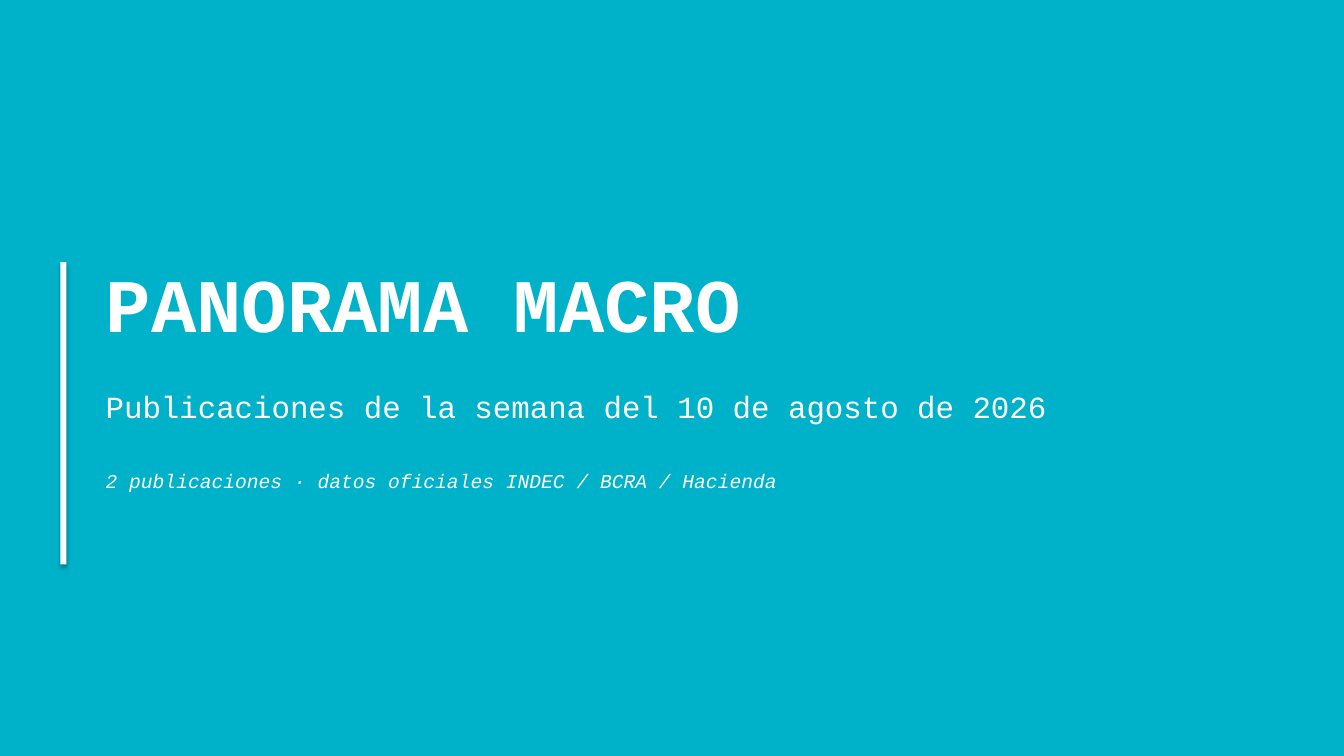
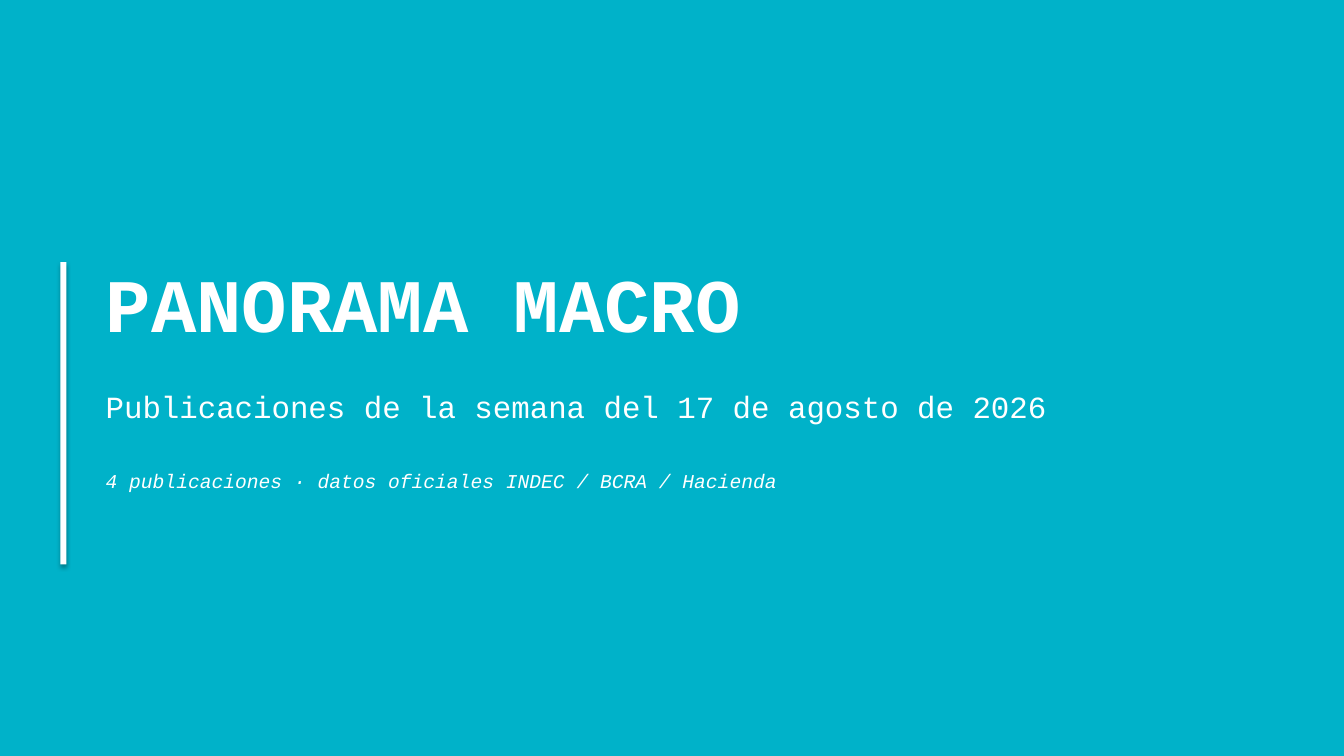
Before and after one commit to nwalovnik/boludos-ppt, a slide deck: slide 1 of publicaciones_semana.pptx. Drawn at 1344x756 pixels with LibreOffice and Linux fonts; fonts in the diff are those of the drawing. Boxes give left, top, right and bottom in pixels: in the first picture for what was removed or moved away, otherwise in the second. Text is boxed around its words. In the diff, an @@ line names an element or a change of style, - is before the commit and + after.

Commit message:
data: update 2026-08-18 ( data.json despidos.json scraper/historical_despidos.json publicaciones_semana.pptx rrii_brutas.xlsx)

```diff
--- a/publicaciones_semana.pptx
+++ b/publicaciones_semana.pptx
@@ text at [106, 396, 1047, 425]: text changed @@
-Publicaciones de la semana del 10 de agosto de 2026
+Publicaciones de la semana del 17 de agosto de 2026
@@ text at [106, 474, 776, 492]: text changed @@
-2 publicaciones · datos oficiales INDEC / BCRA / Hacienda
+4 publicaciones · datos oficiales INDEC / BCRA / Hacienda
```
Also in this commit, not shown: 2 other slides changed, 2 slides added, 4 other files.
